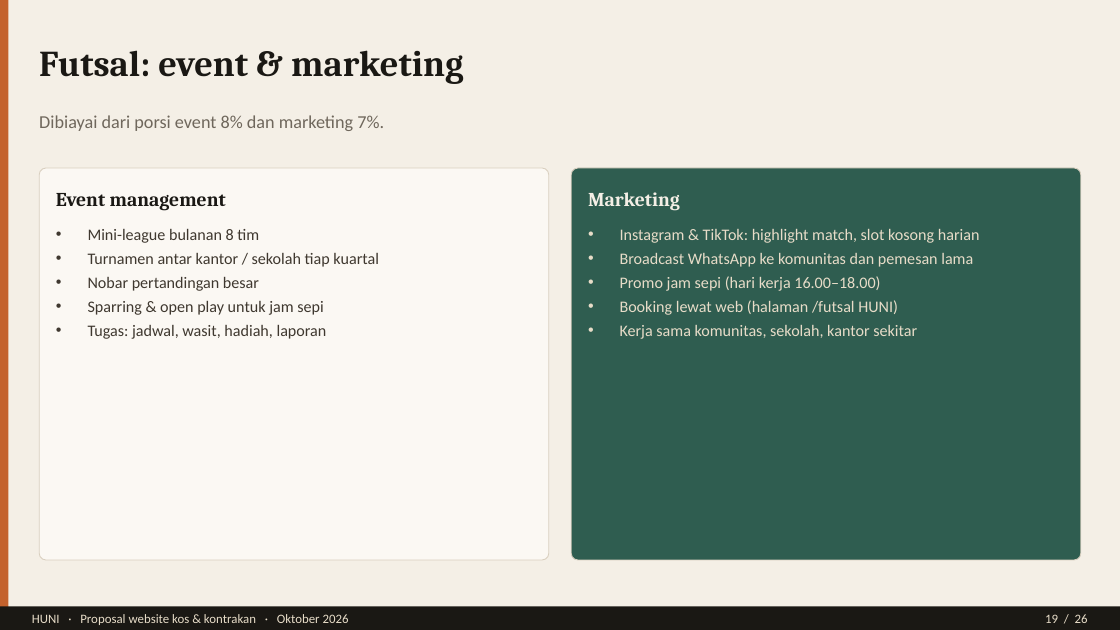
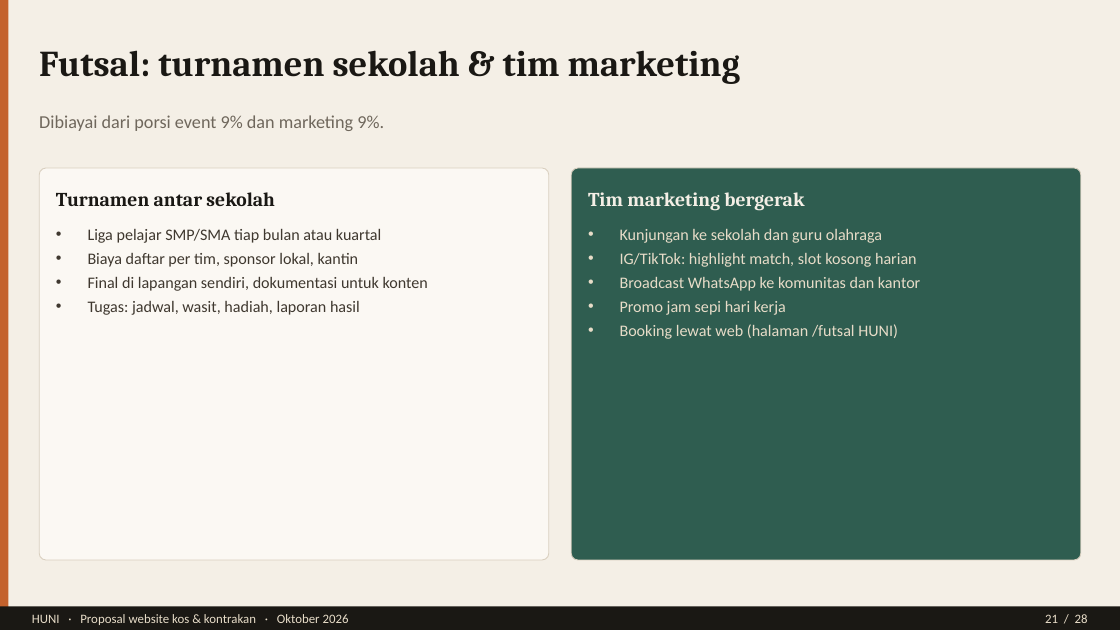
Before and after one commit to Luckywar123/Huni-porto, a slide deck: slide 21 of public/pitch/HUNI-Pitch-Deck-Lengkap.pptx (slide 19 before the commit). Drawn at 1120x630 pixels with LibreOffice and Linux fonts; fonts in the diff are those of the drawing. Boxes give left, top, right and bottom in pixels: in the first picture for what was removed or moved away, otherwise in the second. Text is boxed around its words. In the diff, an @@ line names an element or a change of style, - is before the commit and + after.

```diff
--- a/public/pitch/HUNI-Pitch-Deck-Lengkap.pptx
+++ b/public/pitch/HUNI-Pitch-Deck-Lengkap.pptx
@@ text at <box>39,50,740,84</box>: text changed @@
-Futsal: event & marketing
+Futsal: turnamen sekolah & tim marketing
@@ text at <box>39,115,384,131</box>: text changed @@
-Dibiayai dari porsi event 8% dan marketing 7%.
+Dibiayai dari porsi event 9% dan marketing 9%.
@@ text at <box>56,192,275,206</box>: text changed @@
-Event management
+Turnamen antar sekolah
@@ text at <box>588,192,804,211</box>: text changed @@
-Marketing
+Tim marketing bergerak
@@ text at <box>88,229,428,315</box>: text changed @@
-• Mini-league bulanan 8 tim
-• Turnamen antar kantor / sekolah tiap kuartal
-• Nobar pertandingan besar
-• Sparring & open play untuk jam sepi
-• Tugas: jadwal, wasit, hadiah, laporan
+• Liga pelajar SMP/SMA tiap bulan atau kuartal
+• Biaya daftar per tim, sponsor lokal, kantin
+• Final di lapangan sendiri, dokumentasi untuk konten
+• Tugas: jadwal, wasit, hadiah, laporan hasil
@@ text at <box>620,229,920,315</box>: text changed @@
-• Instagram & TikTok: highlight match, slot kosong harian
-• Broadcast WhatsApp ke komunitas dan pemesan lama
-• Promo jam sepi (hari kerja 16.00–18.00)
+• Kunjungan ke sekolah dan guru olahraga
+• IG/TikTok: highlight match, slot kosong harian
+• Broadcast WhatsApp ke komunitas dan kantor
+• Promo jam sepi hari kerja
@@ text at <box>620,325,917,339</box>: paragraph removed @@
-• Kerja sama komunitas, sekolah, kantor sekitar
@@ text at <box>1045,614,1088,623</box>: text changed @@
-19 / 26
+21 / 28
```
Also in this commit, not shown: 23 other slides changed, 3 slides added, 1 slide removed, 3 other files.
